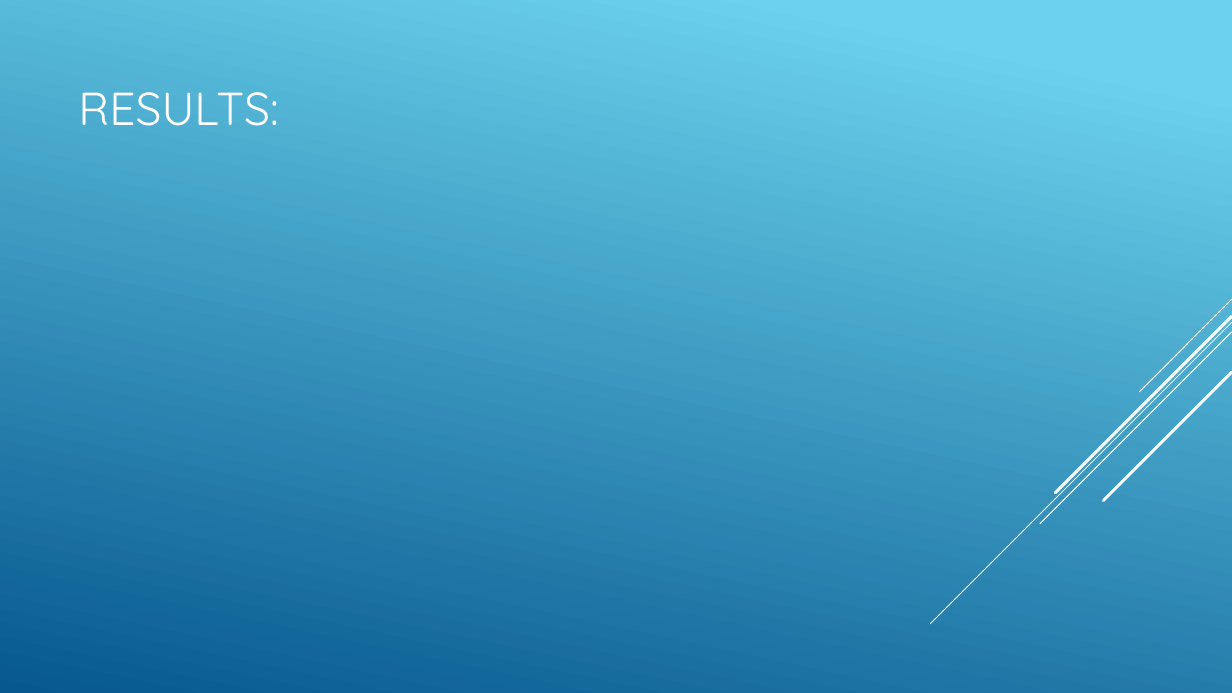
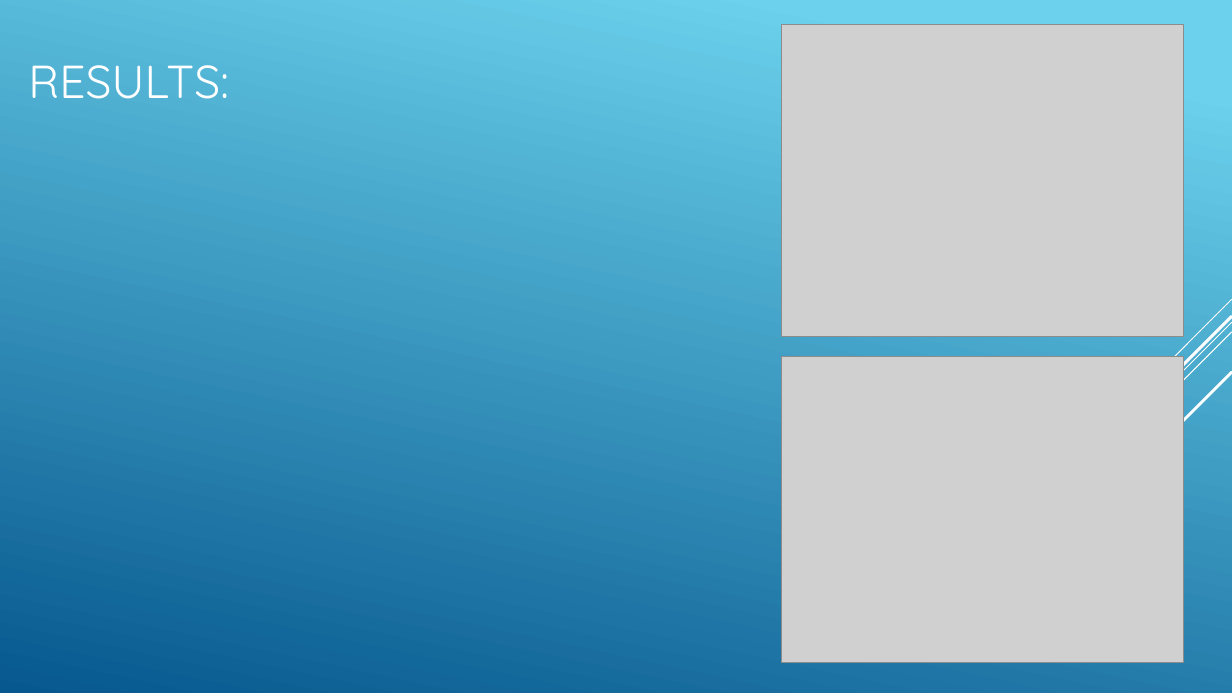
Before and after one commit to drewnotdrew/modsim-thermal-systems, a slide deck: slide 4 of Presentation.pptx. Drawn at 1232x693 pixels with LibreOffice and Linux fonts; fonts in the diff are those of the drawing; grey boxes stand for pictures. Boxes give left, top, right and bottom in pixels: in the first picture for what was removed or moved away, otherwise in the second. Text is boxed around its words. In the diff, an @@ line names an element or a change of style, - is before the commit and + after.

Commit message:
Citations and in line results

```diff
--- a/Presentation.pptx
+++ b/Presentation.pptx
@@ title "RESULTS:": place and size @@
-title "RESULTS:" at [78, 92, 278, 126]
+title "RESULTS:" at [28, 65, 228, 99]
@@ picture added at [782, 25, 1184, 336] @@
@@ picture added at [782, 357, 1184, 663] @@
```
Also in this commit, not shown: 1 other slide changed, 1 slide added, 1 slide removed, 1 other file.
